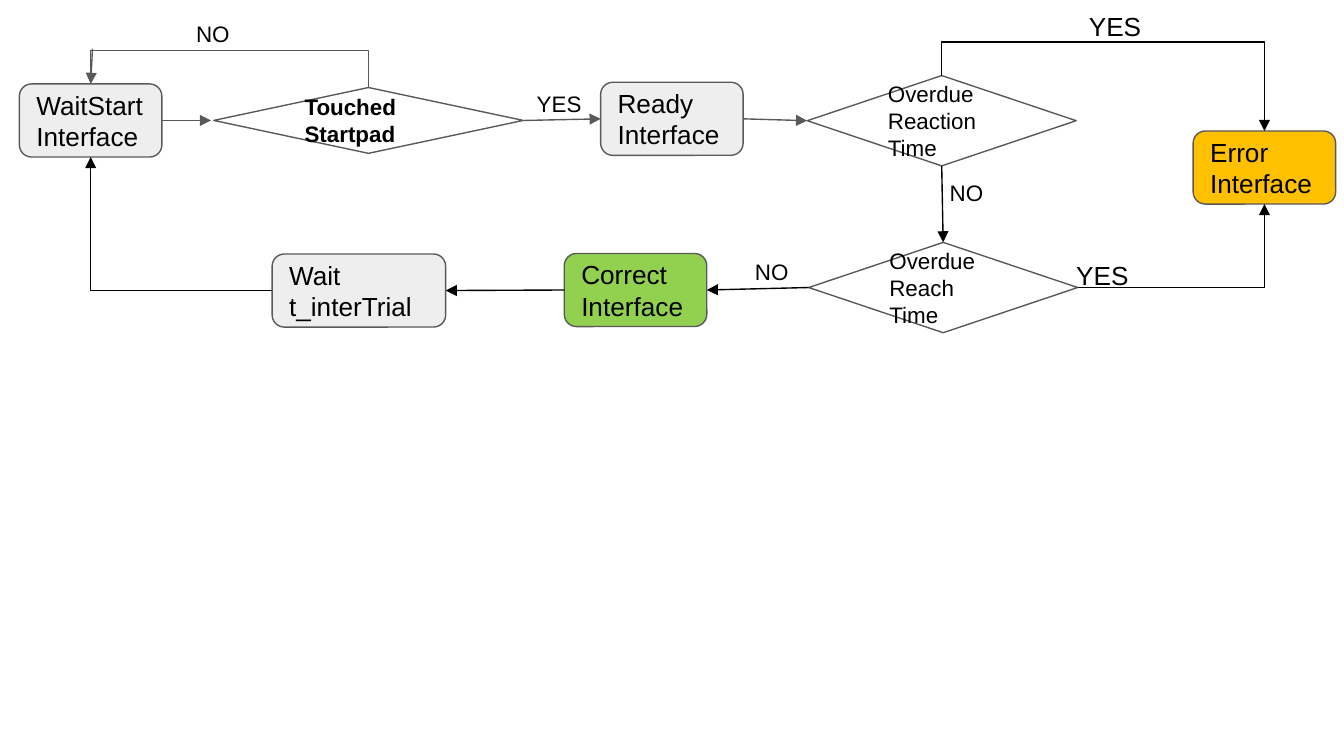
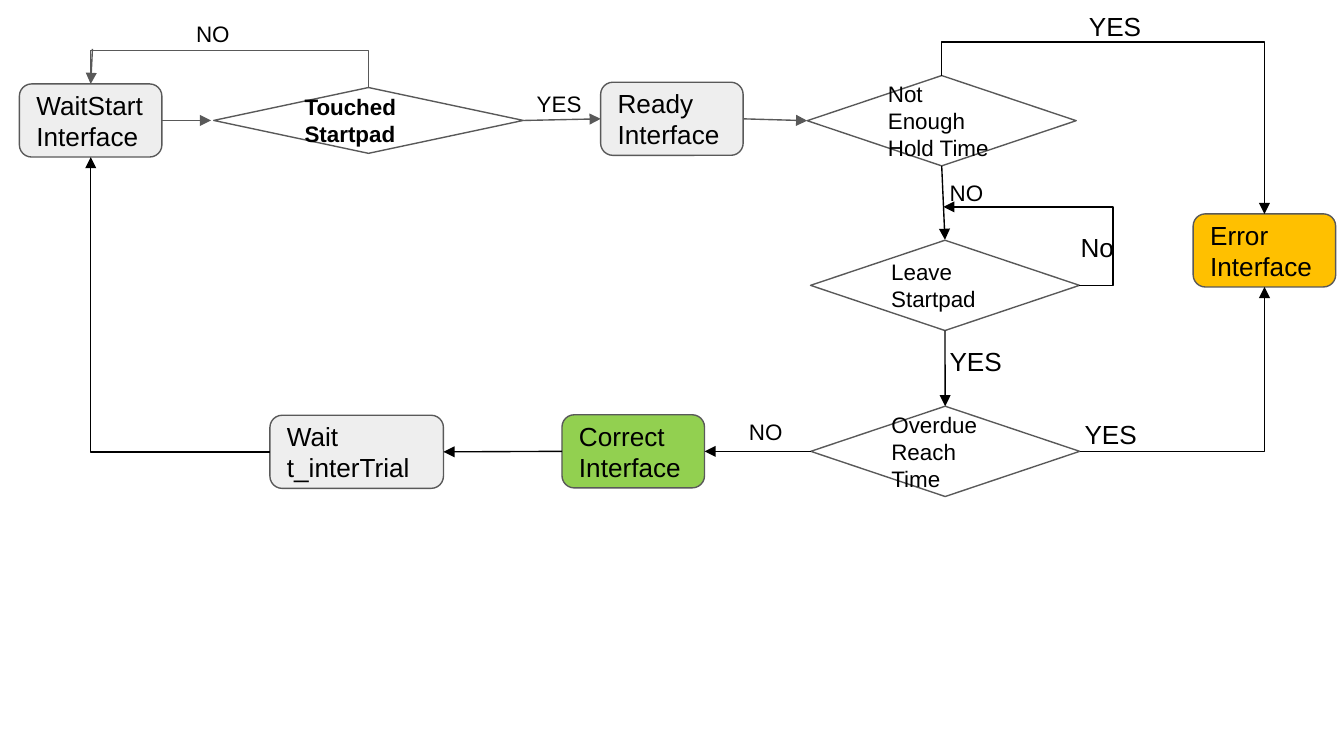
Before and after one commit to yangll0620/NMRC_SelfpacedTask, a slide deck: slide 2 of docs/source/figures/Selfpaced.pptx. Drawn at 1344x756 pixels with LibreOffice and Linux fonts; fonts in the diff are those of the drawing. Boxes give left, top, right and bottom in pixels: in the first picture for what was removed or moved away, otherwise in the second. Text is boxed around its words. In the diff, an @@ line names an element or a change of style, - is before the commit and + after.

```diff
--- a/docs/source/figures/Selfpaced.pptx
+++ b/docs/source/figures/Selfpaced.pptx
@@ elbow arrow moved from (942, 75) - (1265, 130) to (942, 75) - (1265, 214) @@
@@ text in diamond at bbox=[888, 84, 989, 161]: text changed @@
-Overdue Reaction Time
+Not Enough Hold Time
@@ elbow arrow moved from (273, 290) - (90, 157) to (270, 452) - (90, 157) @@
@@ elbow arrow added from (1079, 285) to (943, 207), #000000 0.75 pt @@
@@ text added at bbox=[1081, 236, 1114, 263], 14 pt, text #000000 @@
+No
@@ rounded rectangle "Error": place and size @@
-rounded rectangle "Error" at bbox=[1193, 130, 1336, 203]
+rounded rectangle "Error" at bbox=[1193, 214, 1336, 286]
@@ diamond added at bbox=[810, 241, 1079, 331], fill #FFFFFF, outline #595959 0.75 pt, 12 pt, text #000000 @@
+Leave Startpad
@@ elbow arrow moved from (1078, 288) - (1265, 204) to (1079, 452) - (1265, 288) @@
@@ arrow added from (945, 331) to (945, 406), #000000 0.75 pt @@
@@ text added at bbox=[950, 352, 1002, 372], 14 pt, text #000000 @@
+YES
@@ rounded rectangle "Wait t_interTrial": place and size @@
-rounded rectangle "Wait t_interTrial" at bbox=[273, 254, 446, 327]
+rounded rectangle "Wait t_interTrial" at bbox=[270, 415, 444, 488]
@@ rounded rectangle "Correct": place and size @@
-rounded rectangle "Correct" at bbox=[564, 254, 707, 327]
+rounded rectangle "Correct" at bbox=[562, 415, 704, 488]
@@ text "NO": place and size @@
-text "NO" at bbox=[755, 264, 789, 281]
+text "NO" at bbox=[749, 424, 783, 441]
@@ diamond "Overdue Reach Time": place and size @@
-diamond "Overdue Reach Time" at bbox=[809, 242, 1078, 332]
+diamond "Overdue Reach Time" at bbox=[810, 406, 1079, 496]
@@ text "YES": place and size @@
-text "YES" at bbox=[1076, 266, 1128, 289]
+text "YES" at bbox=[1085, 425, 1137, 445]
@@ arrow moved from (564, 290) - (446, 290) to (562, 452) - (444, 452) @@
@@ arrow moved from (809, 288) - (707, 290) to (810, 452) - (704, 452) @@
```
Also in this commit, not shown: 7 other files.
